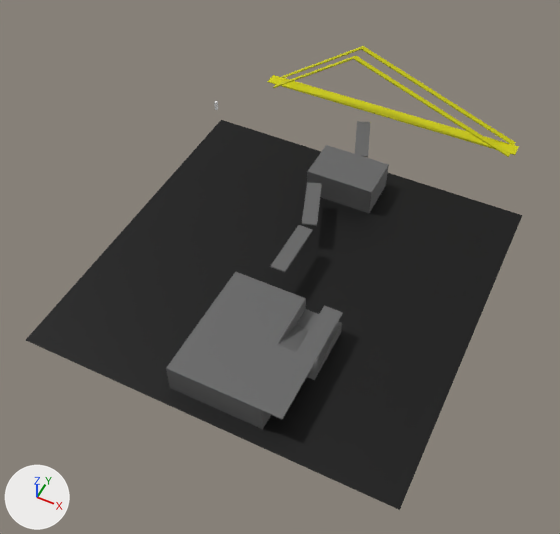
The glTF model client/assets/models/basic_map.glb as it was, and as the next commit left it.
Camera for both pictures: a 50 mm camera at (71.0, -151.0, 189.0) aimed at (-5.0, 3.0, -2.0). Arrows for +X, +Y and +Z are at lower left; the lights stay in place. The first picture is the older version. Where no turn or scale is listed for an object, it has been applied to the vertices.
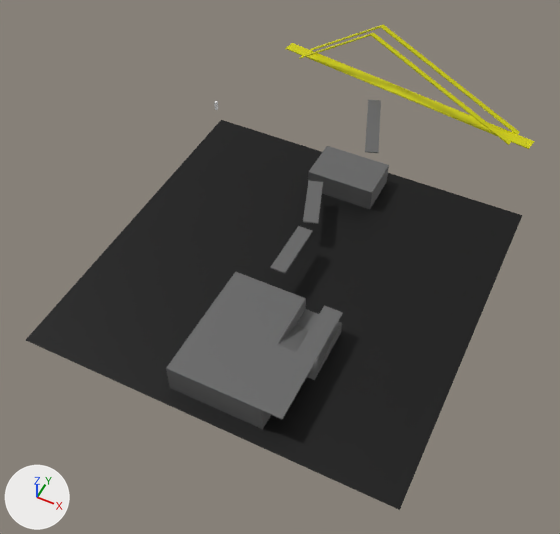
What the commit changed:
Mesh me_cube_017_1 is new.
It has 40 vertices, 60 faces and spans x -72.2..37.0, y -13.3..12.0, z -11.8..11.5.
It uses material mat_yellow (yellow #e7e50d).
Object 'Cube.001' (ob_cube_001) is deleted.
Object 'Cube.002' (ob_cube_002) moves from (0.0, 0.0, 12.0) to (0.0, 0.0, 11.5).
Object 'Cube.003' (ob_cube_003) moves from (-3.8, 23.0, 10.0) to (-3.8, 24.0, 10.0).
Object 'Cube.004' (ob_cube_004) moves from (0.0, 45.0, 5.0) to (-0.5, 47.0, 4.0).
Object 'Cube.004' (ob_cube_004) is rescaled from (12.0, 8.0, 5.0) to (12.0, 8.0, 4.0).
Object 'Cube.005' (ob_cube_005) moves from (-3.8, 68.0, 5.0) to (-3.8, 79.0, 3.5).
Object 'Cube.005' (ob_cube_005) is rescaled from (2.5, 10.0, 0.2) to (2.5, 16.0, 0.2).
Object 'Cube.006' (ob_cube_006) is deleted.
Object 'Cube.007' (ob_cube_007) is deleted.
Object 'Cube.008' (ob_cube_008) is deleted.
Object 'Cube.009' (ob_cube_009) is deleted.
Object 'crane' (ob_crane) is new; it shows me_cube_017_1.
Its location is (17.2, 100.0, 18.0).

Location of each change, (x1, y1, x2, y2) in pixels of the pictures (560 x 534 px):
'crane', added
    after: (285, 24, 535, 149)
'Cube.004', moved, rescaled (7% shorter)
    before: (307, 145, 389, 213)
    after: (308, 146, 389, 209)
'Cube.006', deleted
    before: (267, 75, 519, 155)
'Cube.005', moved, rescaled (6% wider, 46% taller)
    before: (355, 121, 370, 157)
    after: (365, 100, 381, 153)
'Cube.002', moved
    before: (270, 225, 313, 272)
    after: (270, 226, 313, 273)
'Cube.009', deleted
    before: (354, 56, 510, 157)
'Cube.007', deleted
    before: (361, 46, 516, 145)
'Cube.003', moved
    before: (302, 182, 322, 226)
    after: (303, 181, 323, 224)
'Cube.008', deleted
    before: (273, 55, 356, 88)
'Cube.001', deleted
    before: (282, 46, 363, 78)
